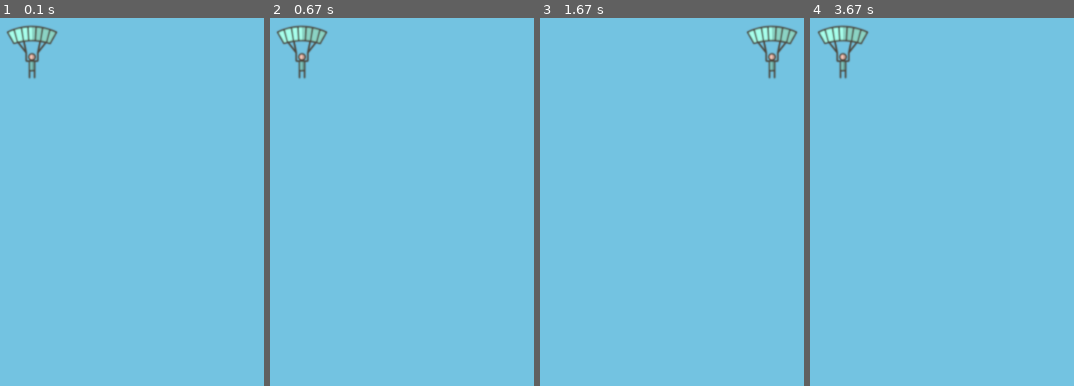
Above: before the commit, frames 1-4 (left to right).
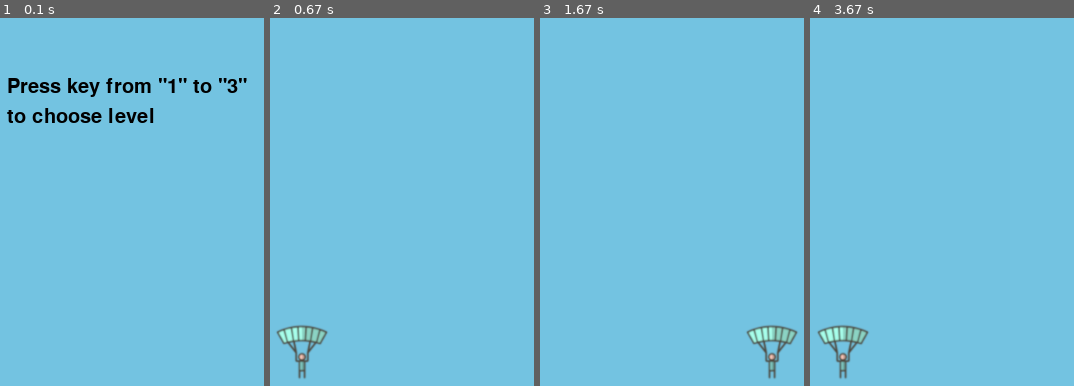
Above: after the commit, the same moments.

Repository: NiKar-coder/PyGameProject
Game: pygame game, started from main.py
The game is run twice, just before and just after one commit, with the same random seed, the same clock (stepped at 60 frames per second) and the same inputs.
Inputs:
- Up to frame 1 (0.1 s): no input
- Up to frame 2 (0.67 s): tap 1 at 0.33 s
- Up to frame 3 (1.67 s): hold Right 0.67-1.13 s
- Up to frame 4 (3.67 s): hold Left 1.67-2.2 s; hold Right 2.67-3.3 s; hold Left from 3.33 s (still down)

The runs differ from the first frame. In frame 1, 3.7% of the frame differs, in the area x 2-94%, y 1-29%; in frame 2, 2.4%; in frame 3, 2.4%; in frame 4, 2.4%.

Commit message:
Add welcome screen

Diff:
--- a/main.py
+++ b/main.py
@@ -1,8 +1,7 @@
 import pygame
 import os
+import sys
 pygame.init()
-size = width, height = 300, 700
-screen = pygame.display.set_mode(size)
 
 
 def load_image(name, colorkey=None):
@@ -32,6 +31,45 @@
         raise SystemExit(message)
 
 
+size = width, height = 300, 700
+screen = pygame.display.set_mode(size)
+clock = pygame.time.Clock()
+pygame.display.set_icon(load_image("skydiver.png"))
+FPS = 60
+load_music('melody.mp3')
+pygame.display.set_caption("Skydiver")
+
+
+def terminate():
+    pygame.quit()
+    sys.exit()
+
+
+def start_screen():
+    intro_text = ['Press key from "1" to "3"',
+                  'to choose level']
+    screen.fill((115, 195, 225))
+    font = pygame.font.Font(None, 30)
+    text_coord = 50
+    for line in intro_text:
+        string_rendered = font.render(line, 1, pygame.Color('black'))
+        intro_rect = string_rendered.get_rect()
+        text_coord += 10
+        intro_rect.top = text_coord
+        intro_rect.x = 10
+        text_coord += intro_rect.height
+        screen.blit(string_rendered, intro_rect)
+
+    while True:
+
+        for event in pygame.event.get():
+            if event.type == pygame.KEYDOWN:
+                if event.key == pygame.K_1:
+                    return  # начинаем игру
+        pygame.display.flip()
+        clock.tick(FPS)
+
+
 def load_level(filename):
     filename = "data/" + filename
     try:
@@ -52,16 +90,11 @@
         self.image = Skydiver.image
         self.rect = self.image.get_rect()
         self.rect.x = 0
-        self.rect.y = 0
+        self.rect.y = 300
 
 
 def main():
-
-
-    pygame.display.set_icon(load_image("skydiver.png"))
-    clock = pygame.time.Clock()
-    load_music('melody.mp3')
-    pygame.display.set_caption("Skydiver")
+    start_screen()
     all_sprites = pygame.sprite.Group()
     skydiver = Skydiver(all_sprites)
 
@@ -81,7 +114,7 @@
 
         pygame.display.flip()
     pygame.quit()
-    clock.tick(60)
+    clock.tick(FPS)
 
 
 if __name__ == "__main__":
Binary file added: data/images/sky.jpg
